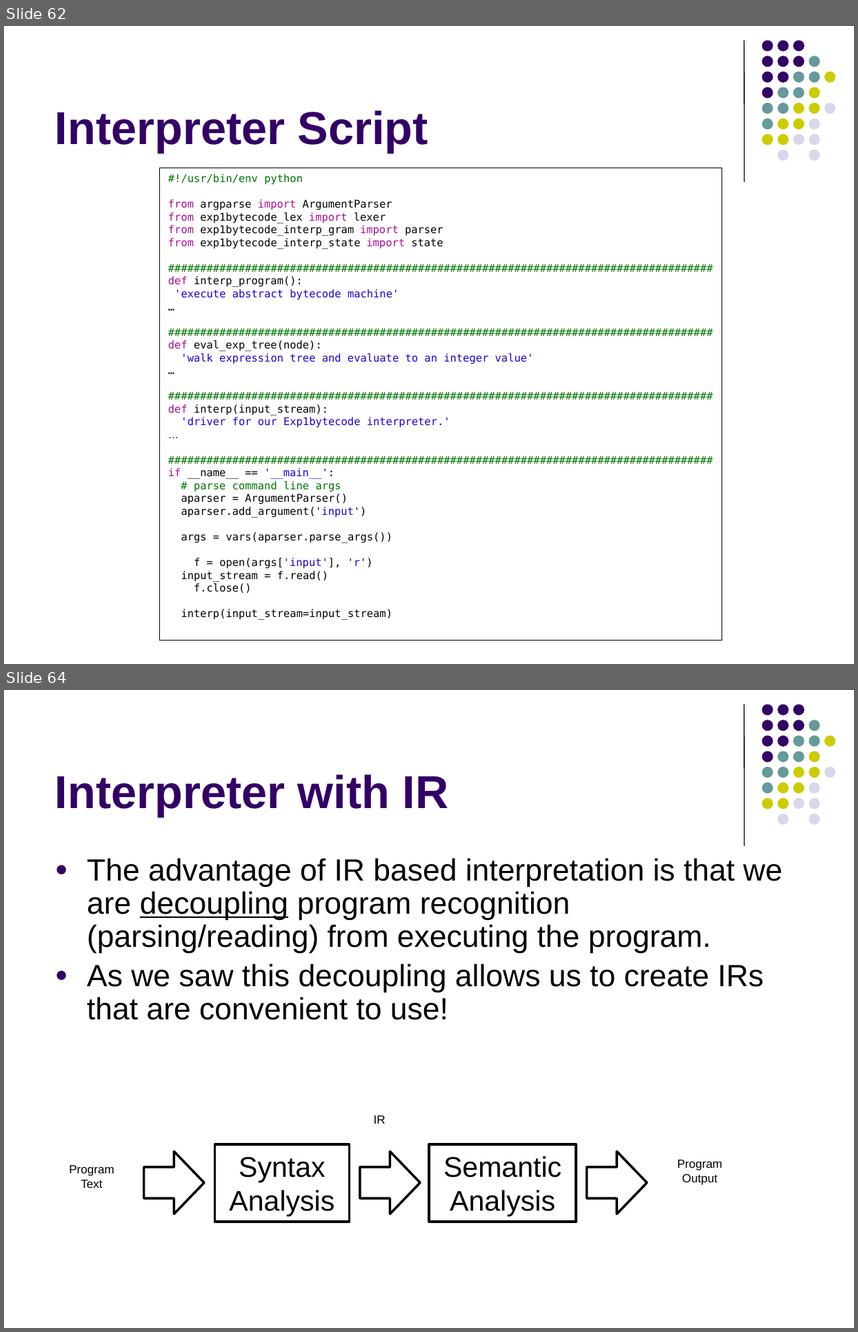
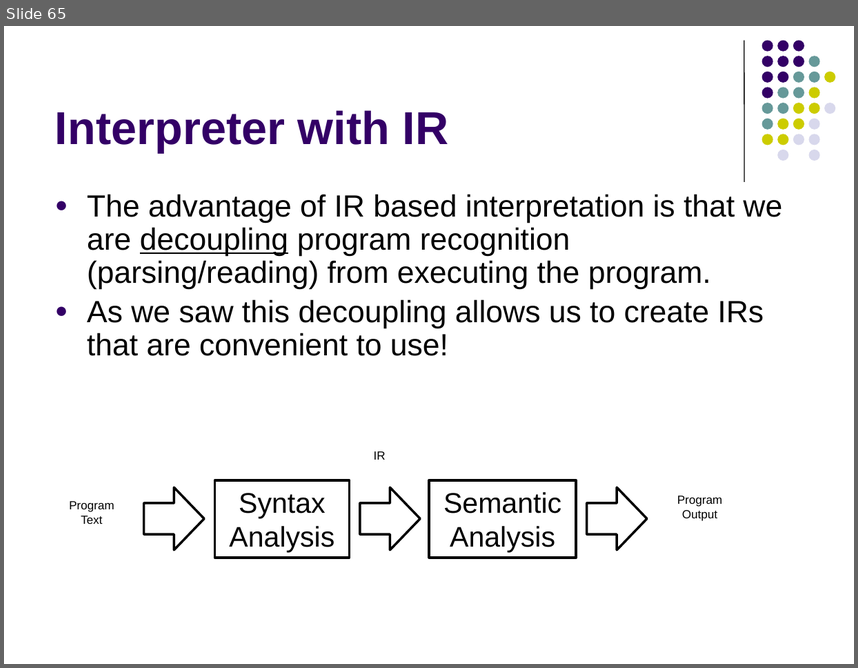
Before and after one commit to lutzhamel/CSC402, a slide deck: notes/csc402-ln005.pptx. Shown one above the other, each under a label of ours: slides 62 and 64 before the commit, slide 65 after it; the slides between them are not shown. The pictures are 858x1332 and 858x668 pixels, drawn with LibreOffice and Linux fonts; fonts in the diff are those of the drawing. Boxes give left, top, right and bottom in pixels: in the first picture for what was removed or moved away, otherwise in the second. Text is boxed around its words. In the diff, an @@ line names an element or a change of style, - is before the commit and + after.

```diff
--- a/notes/csc402-ln005.pptx
+++ b/notes/csc402-ln005.pptx
@@ slide 62 removed at [4,26,854,664], background #FFFFFF; not listed: 32 template elements that a slide beside it also shows @@
@@ title removed at [55,110,428,152] @@
-Interpreter Script
@@ rectangle removed at [159,168,722,640] @@
-#!/usr/bin/env python
-from argparse import ArgumentParser
-from exp1bytecode_lex import lexer
-from exp1bytecode_interp_gram import parser
-from exp1bytecode_interp_state import state
-#####################################################################################
-def interp_program():
-'execute abstract bytecode machine'
-…
-#####################################################################################
-def eval_exp_tree(node):
-'walk expression tree and evaluate to an integer value'
-…
-#####################################################################################
-def interp(input_stream):
-'driver for our Exp1bytecode interpreter.'
-…
-#####################################################################################
-if __name__ == '__main__':
-# parse command line args
-aparser = ArgumentParser()
-aparser.add_argument('input')
-args = vars(aparser.parse_args())
-f = open(args['input'], 'r')
-input_stream = f.read()
-f.close()
-interp(input_stream=input_stream)
@@ what was slide 64 is now slide 65 @@
```
Also in this commit, not shown: 11 slides changed, 10 slides added, 8 other slides removed, 3 other files.
